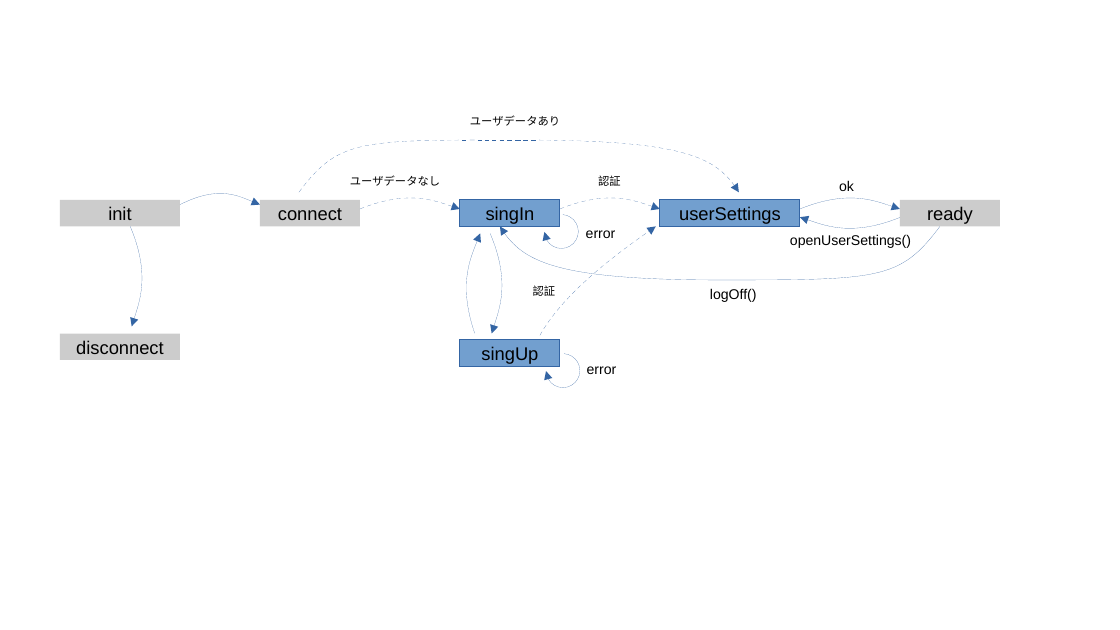
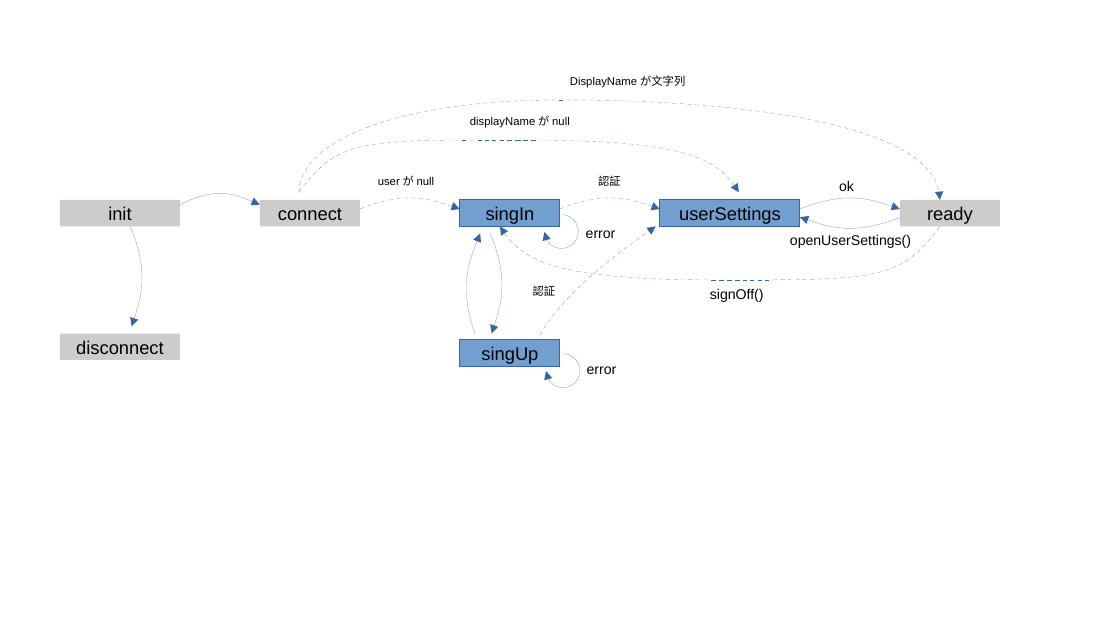
Before and after one commit to shinichi-kato/fairybiome-0.10, a slide deck: slide 1 of src/components/Auth/状態遷移図.odp. Drawn at 1120x630 pixels with LibreOffice and Linux fonts; fonts in the diff are those of the drawing. Boxes give left, top, right and bottom in pixels: in the first picture for what was removed or moved away, otherwise in the second. Text is boxed around its words. In the diff, an @@ line names an element or a change of style, - is before the commit and + after.

```diff
--- a/src/components/Auth/状態遷移図.odp
+++ b/src/components/Auth/状態遷移図.odp
@@ text added at <box>560,70,703,101</box>, 8 pt, text #000000 @@
+DisplayNameが文字列
@@ freeform shape added at <box>299,100,940,200</box>, outline #3465A4 0 pt dashed @@
@@ text at <box>470,115,560,126</box>: text changed @@
-ユーザデータあり
+displayNameがnull
@@ text at <box>350,175,440,186</box>: text changed @@
-ユーザデータなし
+userがnull
@@ freeform shape at <box>500,227,940,281</box>: outline #3465A4 0 pt to #3465A4 0 pt dashed @@
@@ text at <box>710,288,764,302</box>: text changed @@
-logOff()
+signOff()
```
Also in this commit, not shown: 10 other files.
